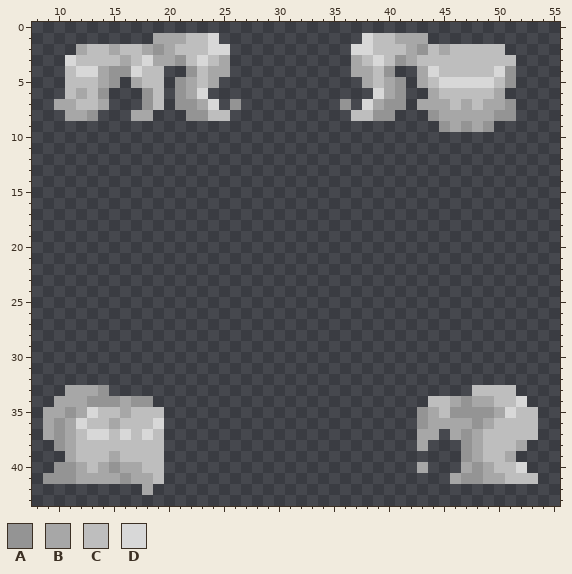
Two states of a pixel-art sprite, Resources/Textures/_Impstation/Mobs/Customization/Humanoid/hair.rsi/eyebangsidetail.png. The picture above was drawn from the file before the commit.
The file is 64x64 pixels. Colours within 5 levels of each other are drawn and written as one. Shown: x 8..55, y 0..43.
Palette (. is transparent): A #949494  B #a7a7a7  C #bebebe  D #d8d8d8
Pixels before, first column x 9:
 1 ..........BBBCCD.............DCCBBB..........
 2 ...BCCBCCBABCCCDD...........DDCCCBACBCCCCC...
 3 ..DCCCCBCDBBACDCB...........BCDCABCCCCCCCCC..
 4 ..CDDBAADCC..ACBB...........BBCA..BDCCCCCDA..
 5 ..CCCBA.BCC.ABCB.............BCBA.BCDDDDDCA..
 6 ..CBCA...AC.ABD...............DBA..BCCCCCB...
 7 .BBCCB...AC.AABD.A.........A.DBAA.BBBCBCBBA..
 8 ..BBA...BB...AACC...........CCAA...ABBBBBAA..
 9 ....................................ABABA....
10 .............................................
11 .............................................
12 .............................................
13 .............................................
14 .............................................
15 .............................................
16 .............................................
17 .............................................
18 .............................................
19 .............................................
20 .............................................
21 .............................................
22 .............................................
23 .............................................
24 .............................................
25 .............................................
26 .............................................
27 .............................................
28 .............................................
29 .............................................
30 .............................................
31 .............................................
32 .............................................
33 ..BBBA.................................CCCC..
34 .BBBAAABAA.........................CCBABBCCD.
35 BBABDCCBCCC.......................ABCAAAABDCC
36 BABDCCBCCCD.......................ABBBBABCCCC
37 BABCDDCDCDC.......................BB.BABCCCCC
38 .ABCCCCCCCC.......................B...ABCCCB.
39 ..BCCCBCCCC...........................ABCCB..
40 .AABCBABBCC.......................B...BABCCD.
41 AAABBBBABBC..........................BAABBCCC
42 .........B...................................
And afterwards:
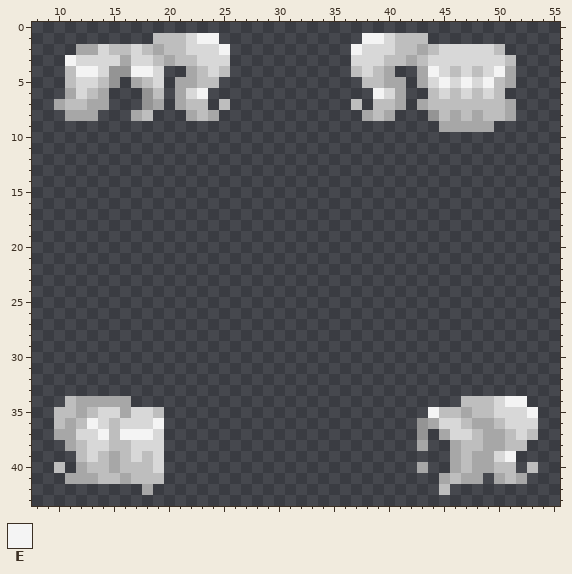
Colours new in this view: E #f4f4f4
The edit:
Changed rows in their new state; - is an unchanged pixel.
first column x 11:
 1 --------CCCDEE-------------EEDCCC--------
 2 --BDC-DCBC-DD-E-----------E-DD-CB-DDDDD--
 3 EDDDD-D-C-C--DD-----------DD--C--DDDDDDD-
 4 -EED--EED--B-DC-----------CD-B---ED-D-DEB
 5 -DDC----D-B--C-------------C--B--DE-E-E-B
 6 BD-B------BDE---------------EDB--CD-D-DC-
 7 C-B-----B-BCC.C.---------.C.CCB--CC-C-CCB
 8 --B----C---BCB.-----------.BCB----C-C-CCB
 9 ----------------------------------B-B-B--
first column x 9:
33 --....---------------------------------....--
34 -.C-BBB-..-------------------------...CCCDEE-
35 .CC-CDD-DD------------------------.E-CBCCD-DE
36 .C-CEDCDDDE-------------------------DDCB--DDD
37 .B-D-E-EEED-----------------------A.BDDCBB-D-
38 -.--DD--DDD--------------------------BCCBB-C-
39 --.-D---D-D--------------------------BC-BDE--
40 -C.--CBCC-D--------------------------BCB---.C
41 ..B--CCBCC--------------------------BCBB.--B.
42 ------------------------------------C--------
Boxes around the changes in both pictures, in picture pixels (x1, y1, x2, y2):
changed: (65, 33, 241, 121)
changed: (340, 33, 516, 132)
changed: (43, 385, 164, 484)
changed: (417, 385, 538, 495)
